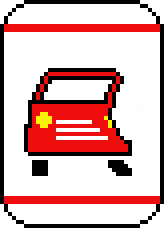
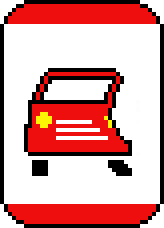
Layers edited between the first and the second 164 × 228 image:
painted on "Color bands" over [4, 4, 160, 224]
